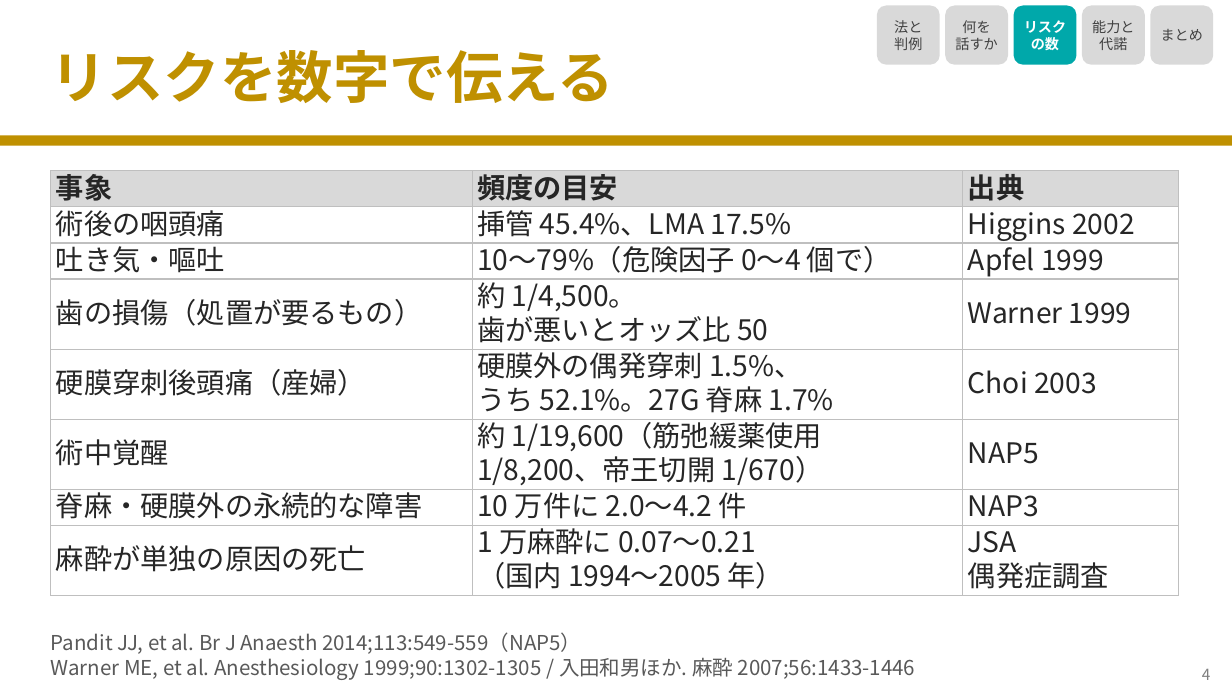
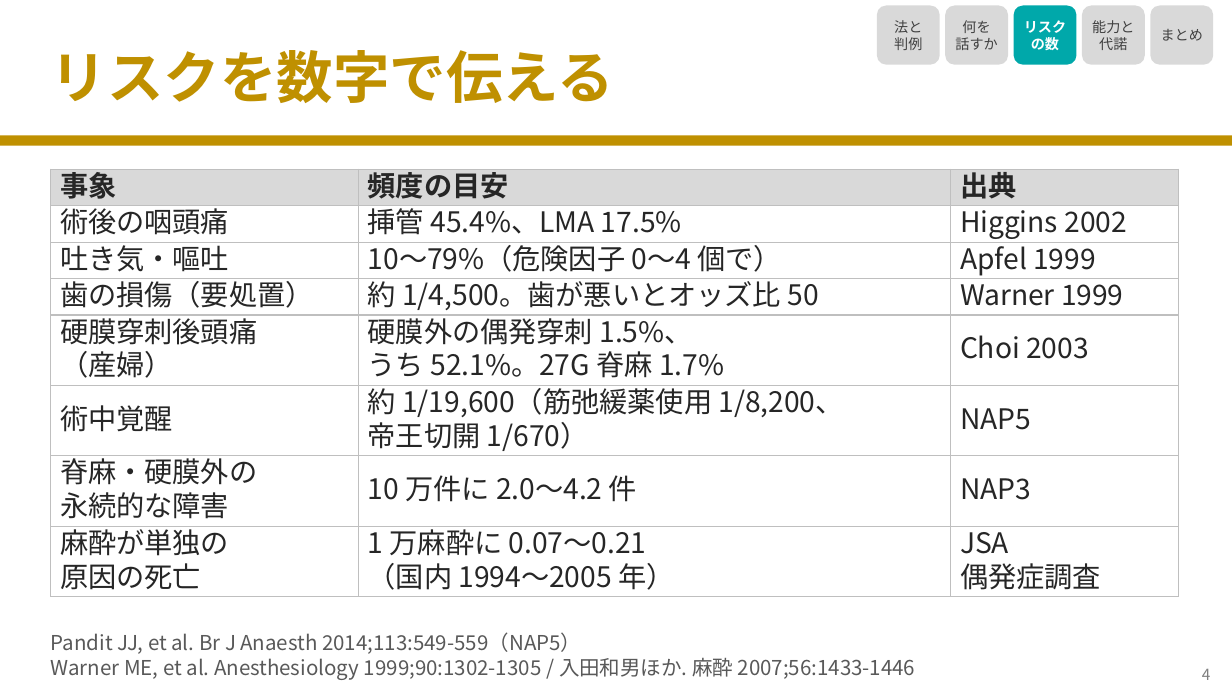
Before and after one commit to nobumitsu-3141/Anes-lecture, a slide deck: slide 5 of slides/4-5_informed_consent/4-5_informed_consent.pptx. Drawn at 1232x693 pixels with LibreOffice and Linux fonts; fonts in the diff are those of the drawing. Boxes give left, top, right and bottom in pixels: in the first picture for what was removed or moved away, otherwise in the second. Text is boxed around its words. In the diff, an @@ line names an element or a change of style, - is before the commit and + after.

```diff
--- a/slides/4-5_informed_consent/4-5_informed_consent.pptx
+++ b/slides/4-5_informed_consent/4-5_informed_consent.pptx
@@ table at <box>51,169,1178,594</box> @@
-row 4, column 1: 歯の損傷（処置が要るもの）
+row 4, column 1: 歯の損傷（要処置）
-row 4, column 2: 約 1/4,500。 / 歯が悪いとオッズ比 50
+row 4, column 2: 約 1/4,500。歯が悪いとオッズ比 50
-row 5, column 1: 硬膜穿刺後頭痛（産婦）
+row 5, column 1: 硬膜穿刺後頭痛 / （産婦）
-row 6, column 2: 約 1/19,600（筋弛緩薬使用 / 1/8,200、帝王切開 1/670）
+row 6, column 2: 約 1/19,600（筋弛緩薬使用 1/8,200、 / 帝王切開 1/670）
-row 7, column 1: 脊麻・硬膜外の永続的な障害
+row 7, column 1: 脊麻・硬膜外の / 永続的な障害
-row 8, column 1: 麻酔が単独の原因の死亡
+row 8, column 1: 麻酔が単独の / 原因の死亡
```
Also in this commit, not shown: 3 other slides changed, 27 other files.
